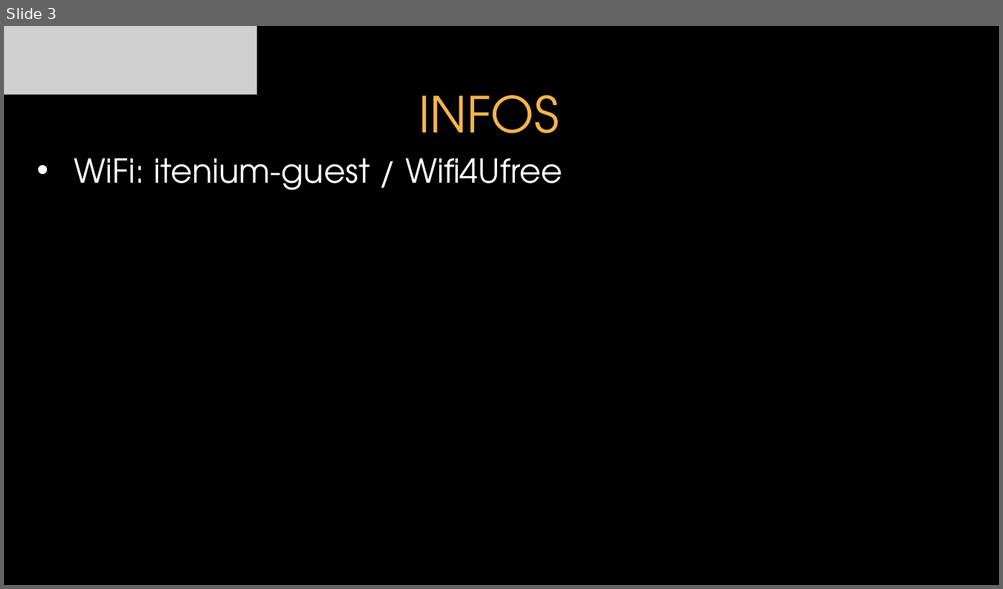
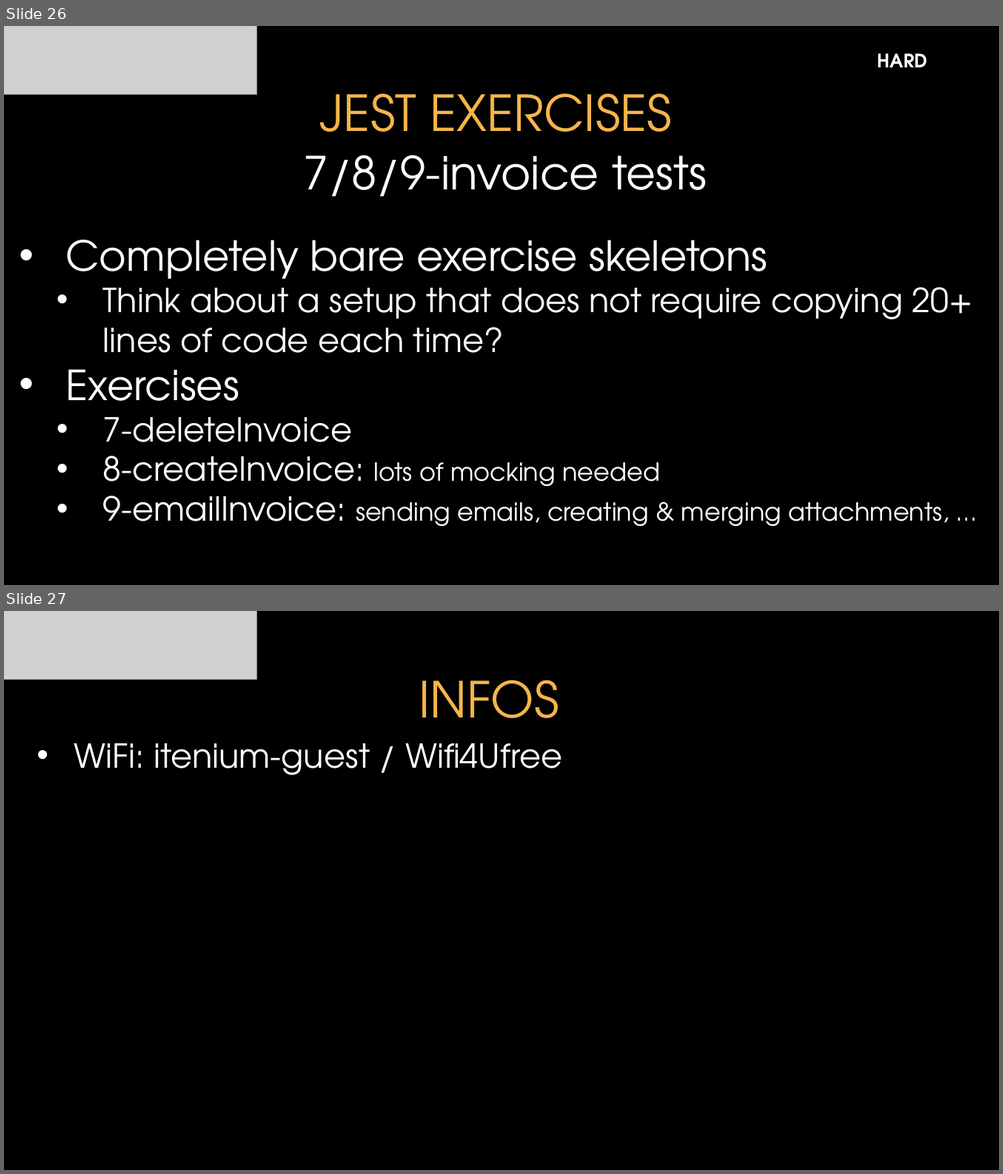
Before and after one commit to itenium-be/Frontend-UnitTesting, a slide deck: Frontend-UnitTesting.pptx. Shown one above the other, each under a label of ours: slide 3 before the commit, slides 26 and 27 after it. The pictures are 1003x589 and 1003x1174 pixels, drawn with LibreOffice and Linux fonts; fonts in the diff are those of the drawing; grey boxes stand for pictures; background and template pictures are left out. Boxes give left, top, right and bottom in pixels: in the first picture for what was removed or moved away, otherwise in the second. Text is boxed around its words. In the diff, an @@ line names an element or a change of style, - is before the commit and + after.

Commit message:
update pptx - part 1 Jest

```diff
--- a/Frontend-UnitTesting.pptx
+++ b/Frontend-UnitTesting.pptx
@@ slide 26 added at (4,26,999,585), background picture (left out) @@
@@ picture added at (4,26,256,95) @@
@@ rectangle added at (826,42,977,79), fill #000000, outline #000000 1.5 pt, 18 pt, text #FFFFFF, bold @@
+HARD
@@ title added at (320,93,671,132), 48 pt, text #F4B54B @@
+JEST EXERCISES
@@ text added at (303,155,707,197), 44 pt, text #FFFFFF @@
+7/8/9-invoice tests
@@ text added at (65,240,973,527), 32 pt, text #FFFFFF @@
+• Completely bare exercise skeletons
+  • Think about a setup that does not require copying 20+ lines of code each time?
+• Exercises
+  • 7-deleteInvoice
+  • 8-createInvoice: lots of mocking needed
+  • 9-emailInvoice: sending emails, creating & merging attachments, …
@@ what was slide 3 is now slide 27 @@
```
Also in this commit, not shown: 1 slide changed, 23 other slides added.
